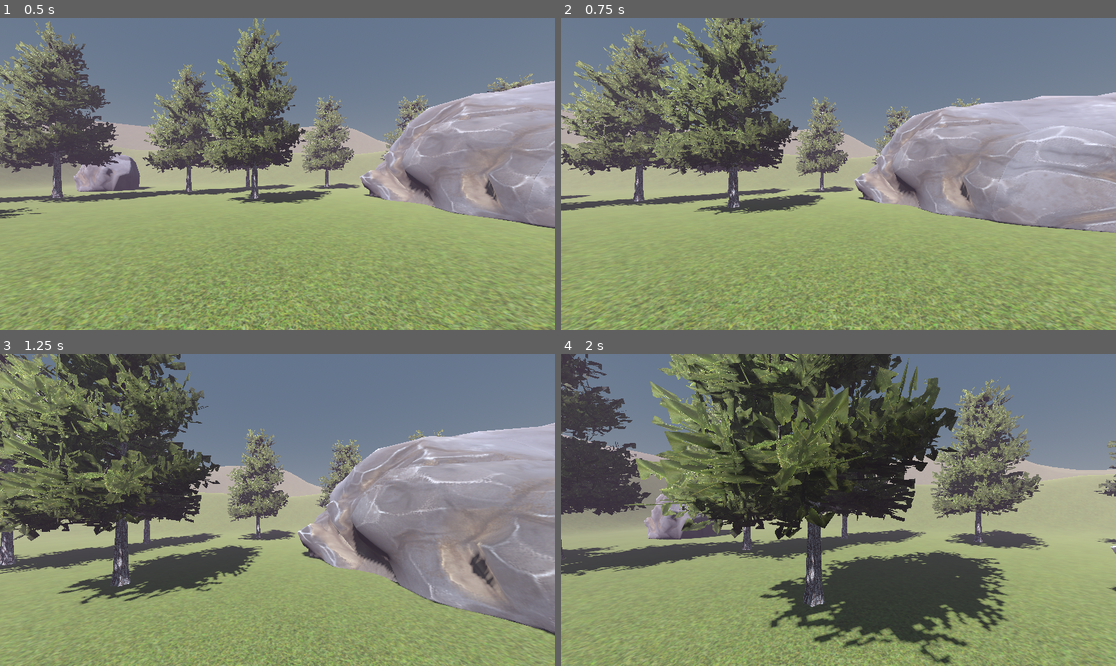
Above: before the commit, frames 1-4 (two rows, left to right).
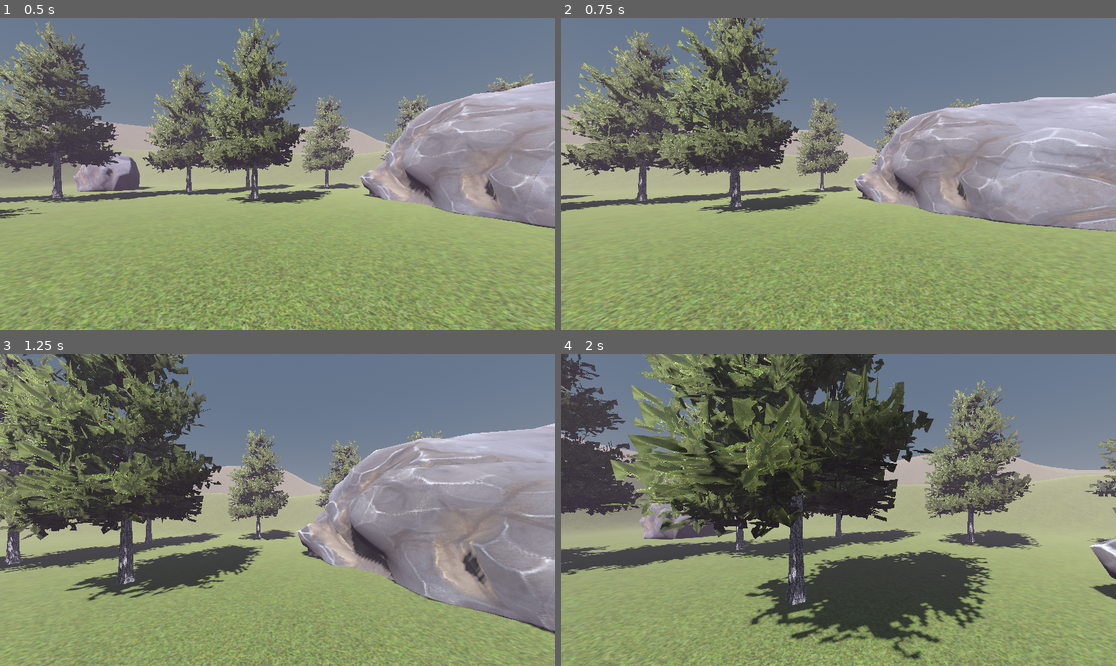
Above: after the commit, the same moments.

Repository: Nordtwig/vagabond
Game: Godot game, scene res://main.tscn
The game is run twice, just before and just after one commit, with the same random seed, the same clock (stepped at 60 frames per second) and the same inputs.
Inputs (mouse positions are in pixels of both pictures, inside the frame that each line leads up to):
- Up to frame 1 (0.5 s): no input
- Up to frame 2 (0.75 s): tap Enter at 0.5 s; move the mouse to (866, 174) at 0.52 s; hold W (move_forward) from 0.53 s (still down); hold Shift (sprint) from 0.53 s (still down)
- Up to frame 3 (1.25 s): keep holding W (move_forward); keep holding Shift (sprint); tap Space (jump) at 0.77 s
- Up to frame 4 (2 s): keep holding W (move_forward); move the mouse to (810, 510) at 1.27 s; release Shift (sprint) at 1.28 s; tap Shift (sprint) at 1.35 s; tap Space (jump) at 1.52 s

Frame 1 is identical in both runs. In frame 2, 17% of the frame differs, in the area x 0-100%, y 0-100%; in frame 3, 19%; in frame 4, 32%.

Commit message:
fix mouse mode toggle and movement acceleration

Diff:
--- a/player.gd
+++ b/player.gd
@@ -23,7 +23,6 @@
 
 
 func _ready() -> void:
-	print(Input.mouse_mode)
 	Input.mouse_mode = Input.MOUSE_MODE_CAPTURED
 
 
@@ -50,8 +49,17 @@
 		run_dot = clamp(run_dot, 0.0, 1.0)
 		move_direction *= run_dot
 
-	velocity.x = move_direction.x * target_speed
-	velocity.z = move_direction.z * target_speed
+	var current_smoothing = _acceleration
+
+	if not is_on_floor():
+		current_smoothing = _air_acceleration
+	elif not move_direction:
+		current_smoothing = _braking
+
+	var target_velocity = move_direction * target_speed
+
+	velocity.x = lerp(velocity.x, target_velocity.x, current_smoothing * delta)
+	velocity.z = lerp(velocity.z, target_velocity.z, current_smoothing * delta)
 
 	move_and_slide()
 
@@ -62,12 +70,14 @@
 	_camera_look_input = Vector2.ZERO
 
 
+	# mouse
+	if Input.is_action_just_pressed("toggle_menu"):
+		if Input.get_mouse_mode() == Input.MOUSE_MODE_CAPTURED:
+			Input.set_mouse_mode(Input.MOUSE_MODE_VISIBLE)
+		else:
+			Input.set_mouse_mode(Input.MOUSE_MODE_CAPTURED)
+
+
 func _unhandled_input(event: InputEvent):
 	if event is InputEventMouseMotion:
 		_camera_look_input = event.relative
-	if event.is_action_released("toggle_menu"):
-		get_tree().quit()
-		# if Input.mouse_mode == Input.MOUSE_MODE_CAPTURED:
-		# 	Input.mouse_mode = Input.MOUSE_MODE_VISIBLE
-		# if Input.mouse_mode == Input.MOUSE_MODE_VISIBLE:
-		# 	Input.mouse_mode = Input.MOUSE_MODE_CAPTURED
